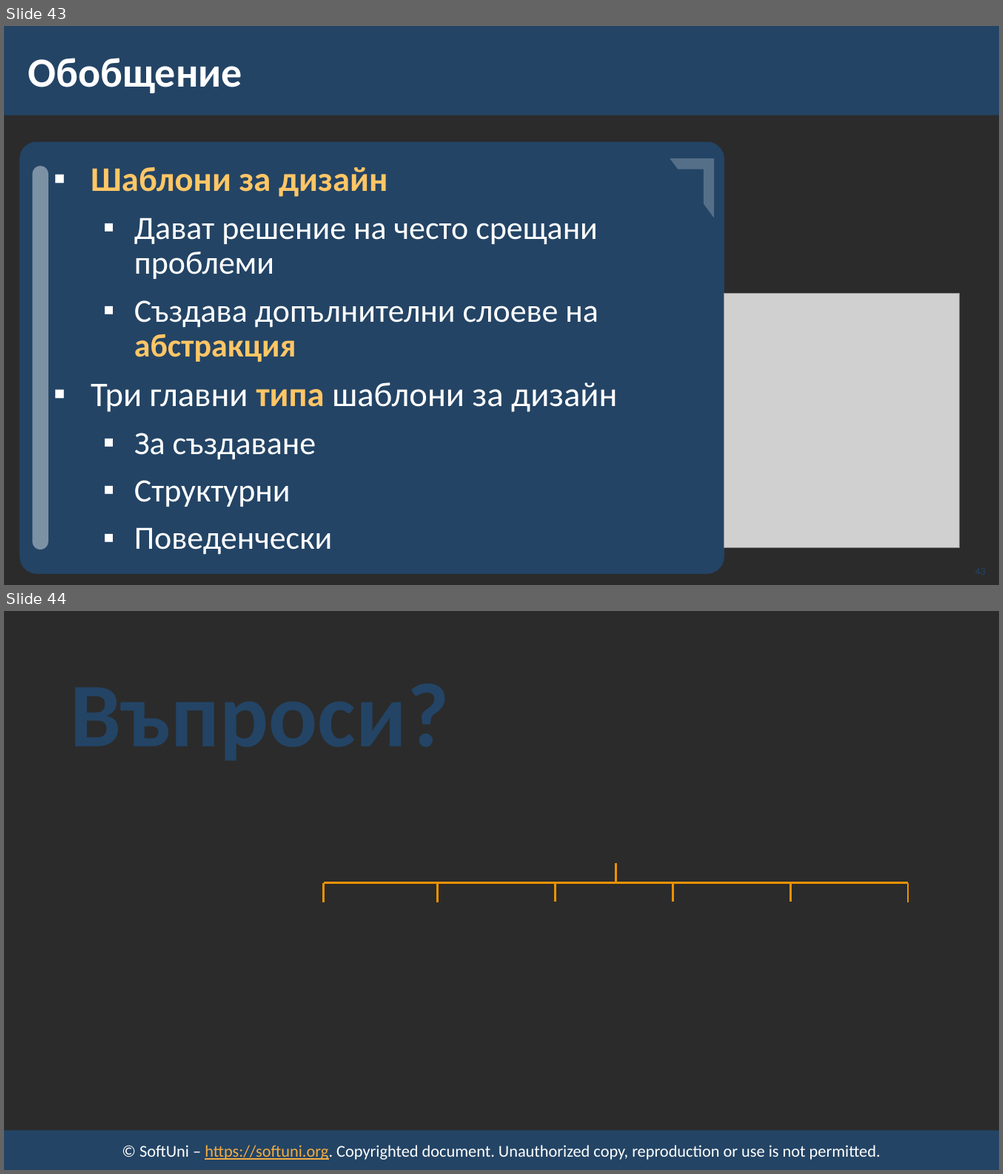
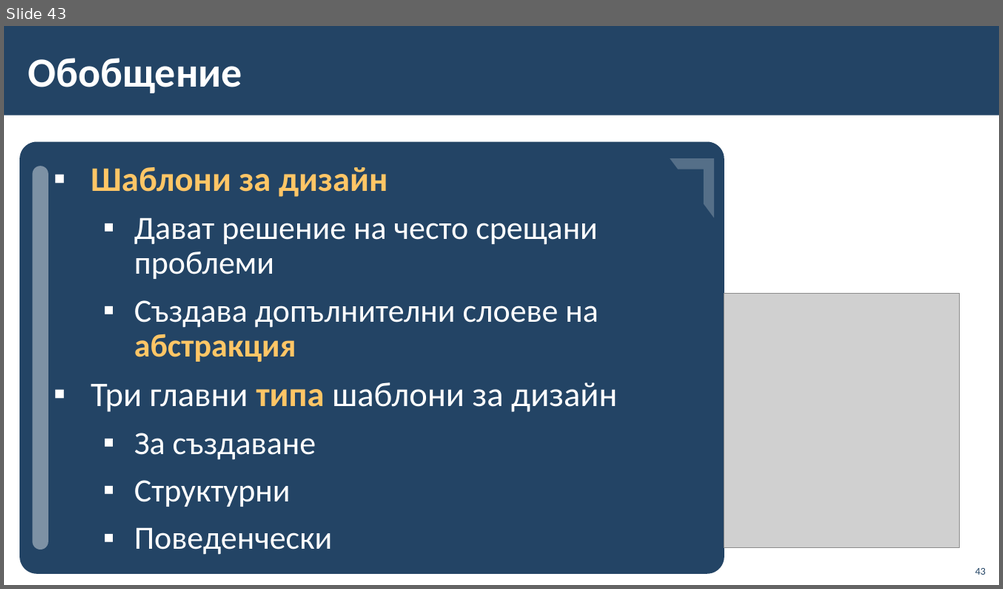
Before and after one commit to BG-IT-Edu/School-Programming, a slide deck: Courses/Software-Sciences/Module-1-OOP/14-Design-Patterns/14-Design-Patterns.pptx. Shown one above the other, each under a label of ours: slides 43 and 44 before the commit, slide 43 after it. The pictures are 1003x1174 and 1003x589 pixels, drawn with LibreOffice and Linux fonts; fonts in the diff are those of the drawing; grey boxes stand for pictures; background and template pictures are left out; a plain dark background stands for a picture behind light text. Boxes give left, top, right and bottom in pixels: in the first picture for what was removed or moved away, otherwise in the second. Text is boxed around its words. In the diff, an @@ line names an element or a change of style, - is before the commit and + after.

```diff
--- a/Courses/Software-Sciences/Module-1-OOP/14-Design-Patterns/14-Design-Patterns.pptx
+++ b/Courses/Software-Sciences/Module-1-OOP/14-Design-Patterns/14-Design-Patterns.pptx
@@ slide 44 removed at (x1=4, y1=611, x2=999, y2=1170), background picture (left out) @@
@@ title removed at (x1=71, y1=669, x2=553, y2=753) @@
-Въпроси?
@@ group removed at (x1=324, y1=863, x2=908, y2=903): 8 lines @@
@@ rectangle removed at (x1=4, y1=1131, x2=999, y2=1170) @@
@@ text removed at (x1=139, y1=1145, x2=880, y2=1160) @@
-© SoftUni – https://softuni.org. Copyrighted document. Unauthorized copy, reproduction or use is not permitted.
@@ slide 43 changed as well @@
@@ background picture (left out) to #FFFFFF @@
```
Also in this commit, not shown: 37 other slides changed, 3 slides added, 2 other slides removed, 1 other file.
